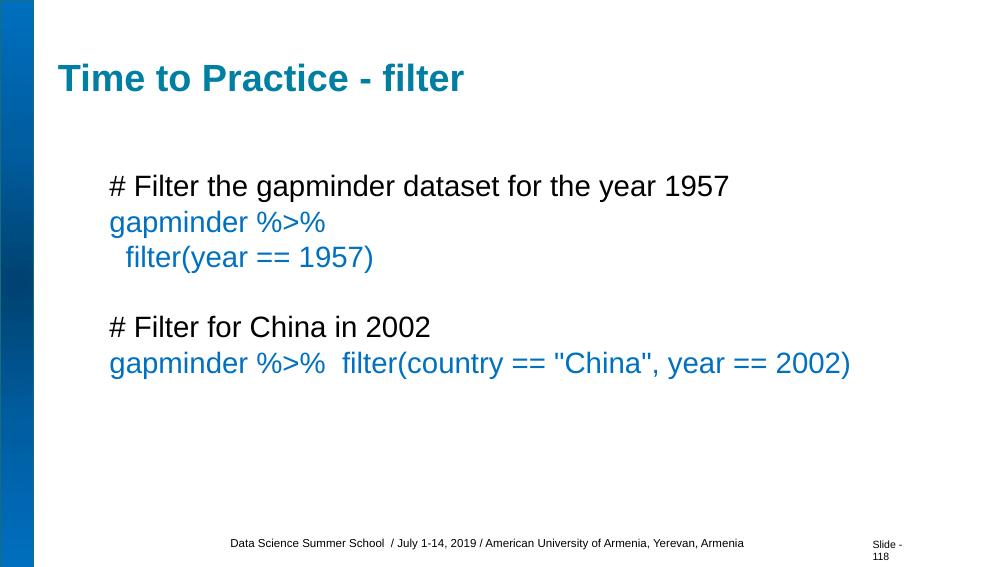
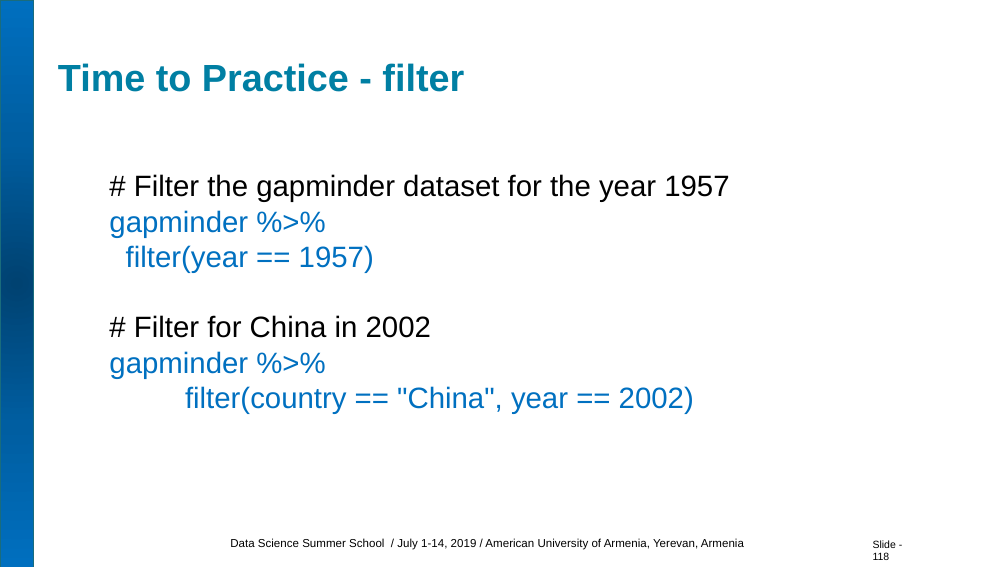
Before and after one commit to HermineGrigoryan/DS-Summer-School, a slide deck: slide 118 of R for Data Science/R for DS AUA.pptx. Drawn at 1008x567 pixels with LibreOffice and Linux fonts; fonts in the diff are those of the drawing. Boxes give left, top, right and bottom in pixels: in the first picture for what was removed or moved away, otherwise in the second. Text is boxed around its words. In the diff, an @@ line names an element or a change of style, - is before the commit and + after.

```diff
--- a/R for Data Science/R for DS AUA.pptx
+++ b/R for Data Science/R for DS AUA.pptx
@@ text at (109,351,694,414): text changed @@
-gapminder %>% filter(country == "China", year == 2002)
+gapminder %>%
+filter(country == "China", year == 2002)
```
Also in this commit, not shown: 20 other slides changed, 36 slides added, 1 other file.
